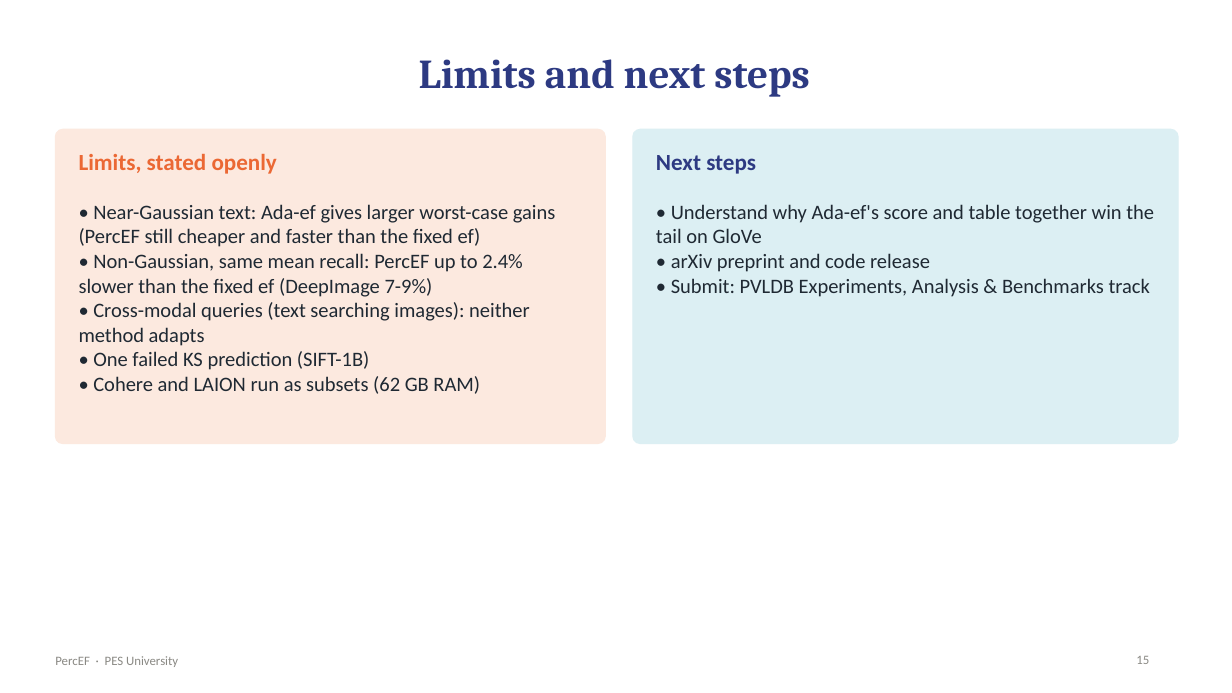
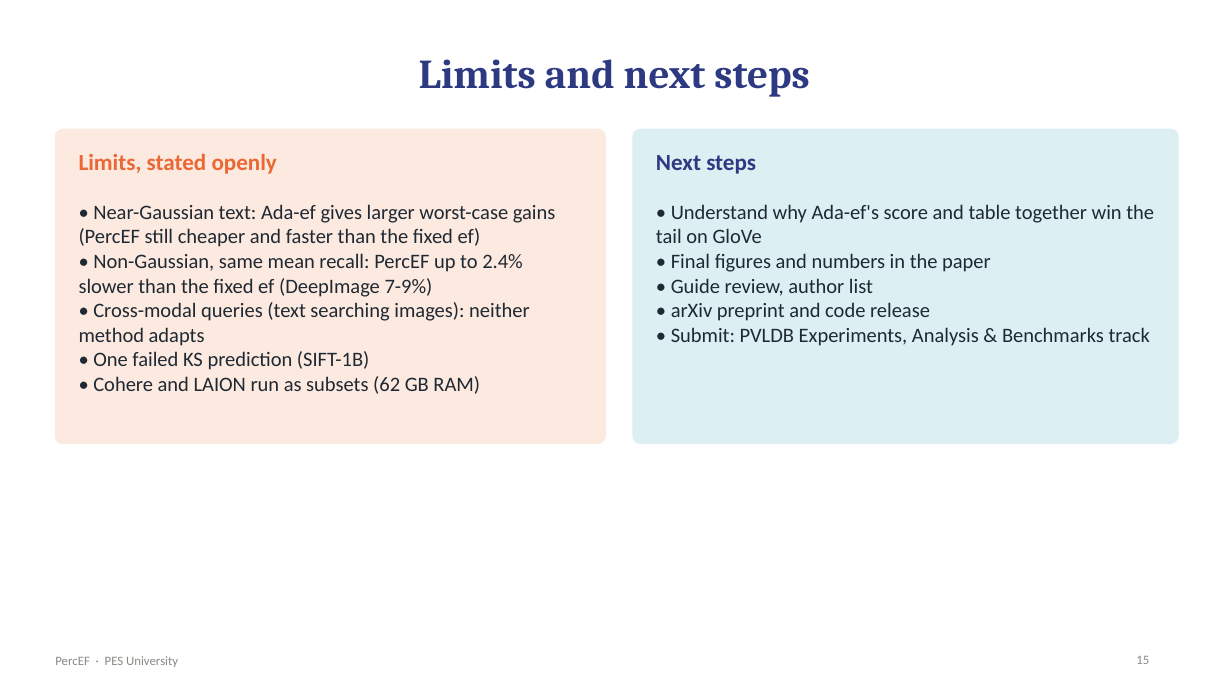
Before and after one commit to pranavshenvi/hybridAdaptiveEF, a slide deck: slide 15 of presentation/PercEF_review.pptx. Drawn at 1232x693 pixels with LibreOffice and Linux fonts; fonts in the diff are those of the drawing. Boxes give left, top, right and bottom in pixels: in the first picture for what was removed or moved away, otherwise in the second. Text is boxed around its words. In the diff, an @@ line names an element or a change of style, - is before the commit and + after.

```diff
--- a/presentation/PercEF_review.pptx
+++ b/presentation/PercEF_review.pptx
@@ text at box(671, 253, 991, 296): paragraphs added @@
+• Final figures and numbers in the paper
+• Guide review, author list
```
Also in this commit, not shown: 2 other slides changed, 9 other files.
